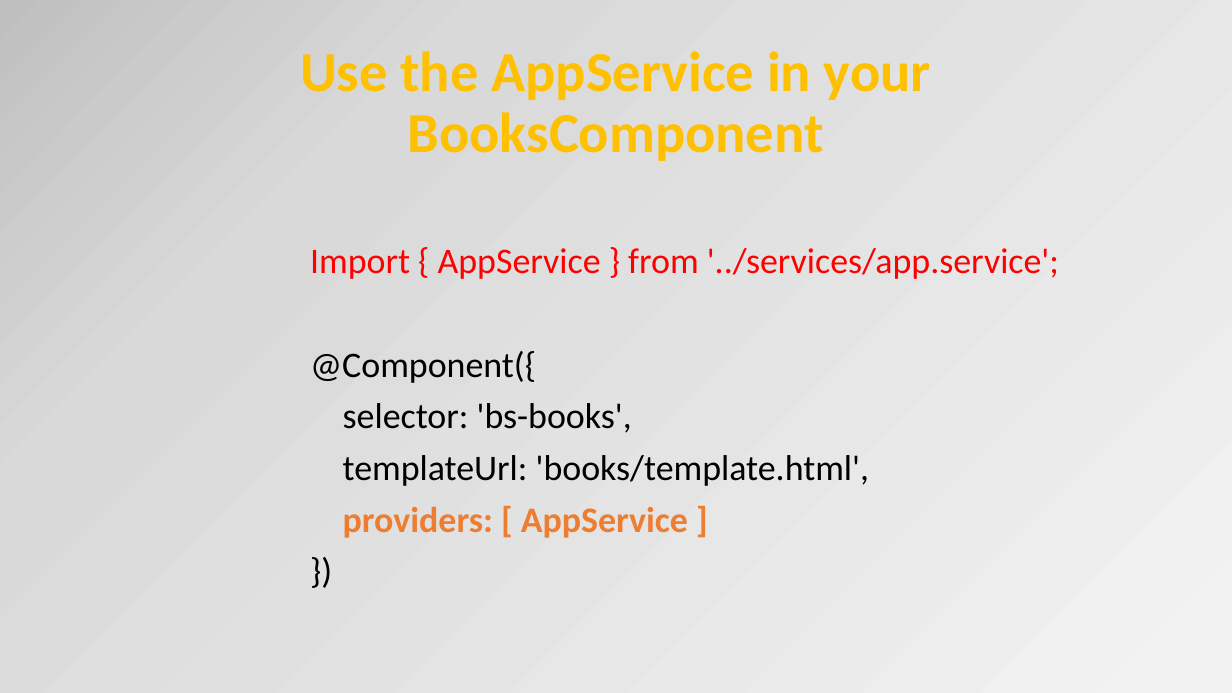
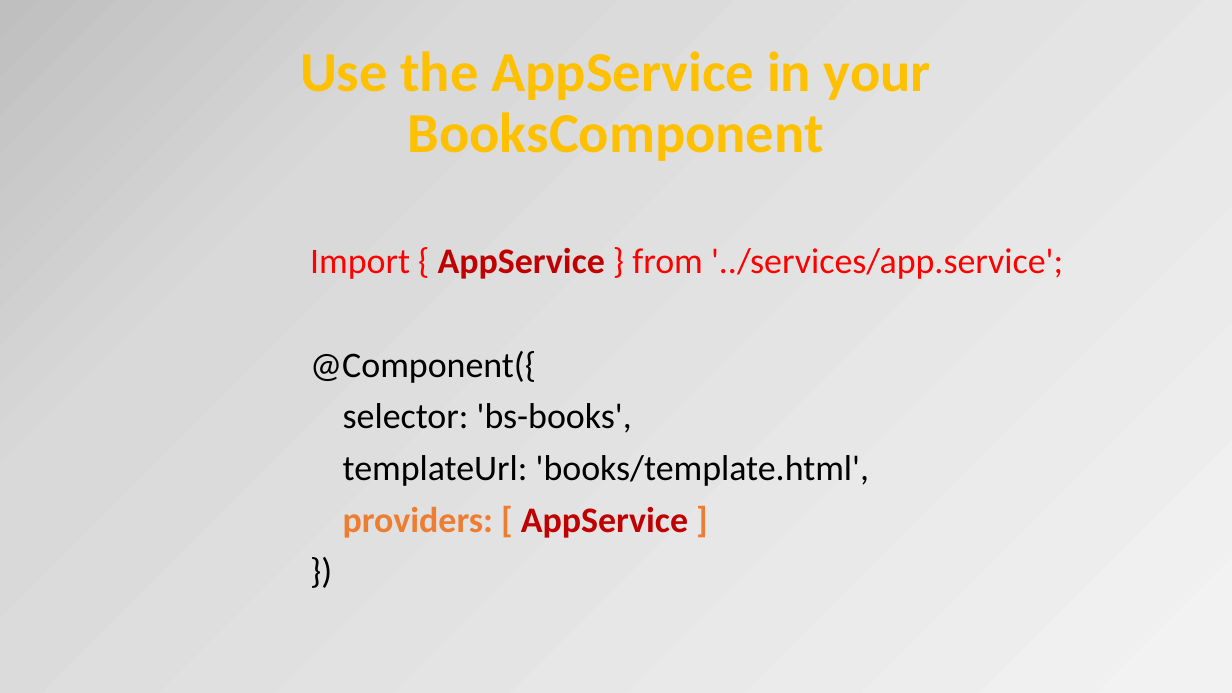
Before and after one commit to petereijgermans11/frontend-cursus, a slide deck: slide 28 of frontend-cursus/ 8 - Angular.pptx. Drawn at 1232x693 pixels with LibreOffice and Linux fonts; fonts in the diff are those of the drawing. Boxes give left, top, right and bottom in pixels: in the first picture for what was removed or moved away, otherwise in the second. Text is boxed around its words. In the diff, an @@ line names an element or a change of style, - is before the commit and + after.

```diff
--- a/frontend-cursus/ 8 - Angular.pptx
+++ b/frontend-cursus/ 8 - Angular.pptx
@@ text at box(310, 248, 1063, 538): text colour #FF0000 to #C00000, bold on, text colour #ED7D31 to #C00000 in "AppService" @@
```
Also in this commit, not shown: 3 other slides changed, 1 other file.
